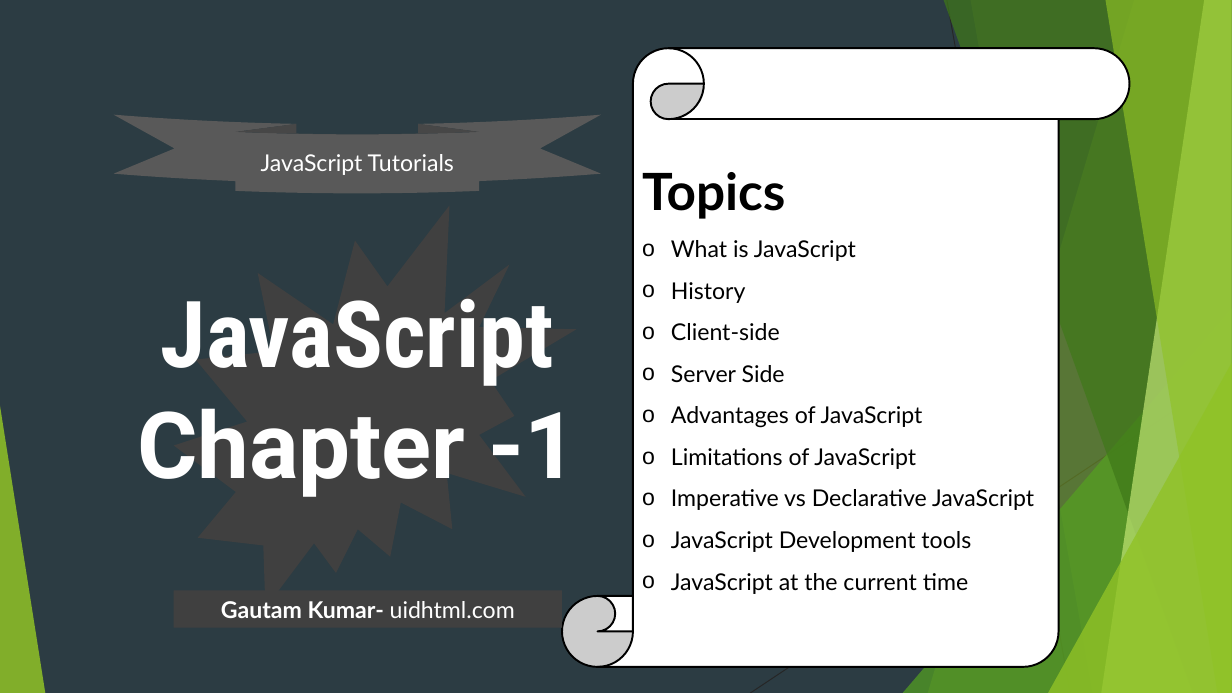
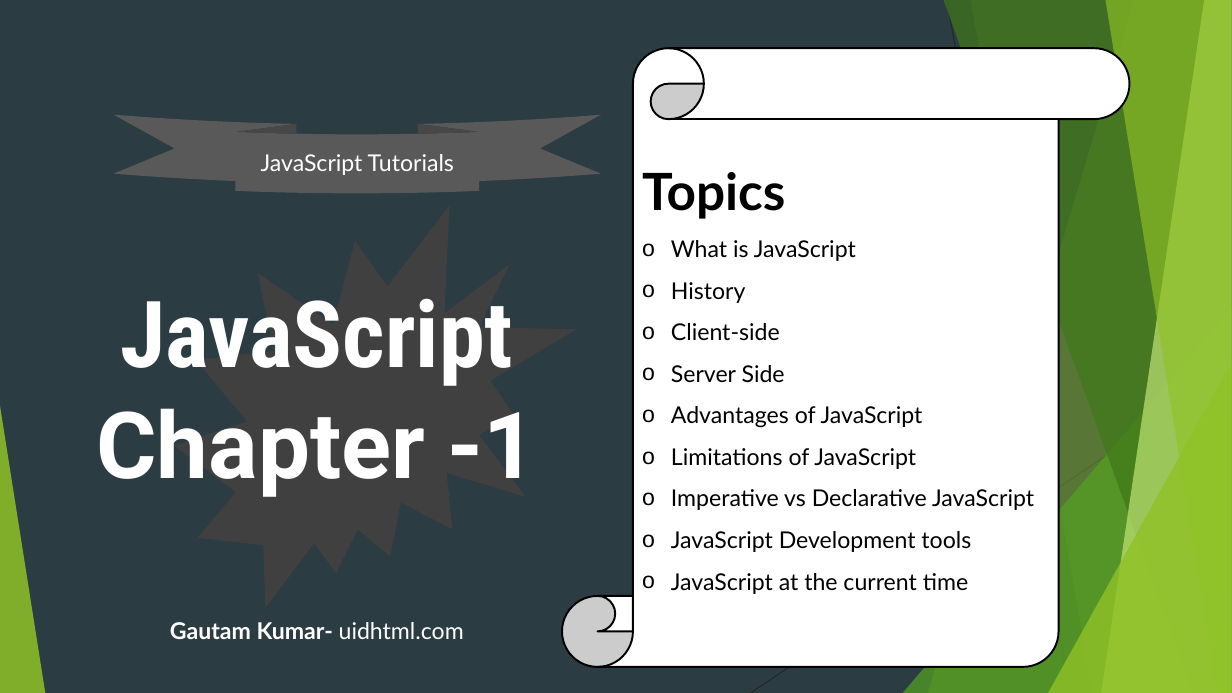
Before and after one commit to uidhtml/javascript-tutorials, a slide deck: slide 2 of Javascript Tutorials.pptx. Drawn at 1232x693 pixels with LibreOffice and Linux fonts; fonts in the diff are those of the drawing. Boxes give left, top, right and bottom in pixels: in the first picture for what was removed or moved away, otherwise in the second. Text is boxed around its words. In the diff, an @@ line names an element or a change of style, - is before the commit and + after.

```diff
--- a/Javascript Tutorials.pptx
+++ b/Javascript Tutorials.pptx
@@ title "JavaScript Chapter -1": place and size @@
-title "JavaScript Chapter -1" at box(137, 298, 577, 497)
+title "JavaScript Chapter -1" at box(97, 298, 537, 497)
@@ text "Gautam Kumar- uidhtml.com": place and size @@
-text "Gautam Kumar- uidhtml.com" at box(174, 591, 562, 628)
+text "Gautam Kumar- uidhtml.com" at box(170, 622, 464, 639)
@@ text "Gautam Kumar- uidhtml.com" at box(170, 622, 464, 639): fill #404040 to none @@
```
Also in this commit, not shown: 4 other slides changed.
